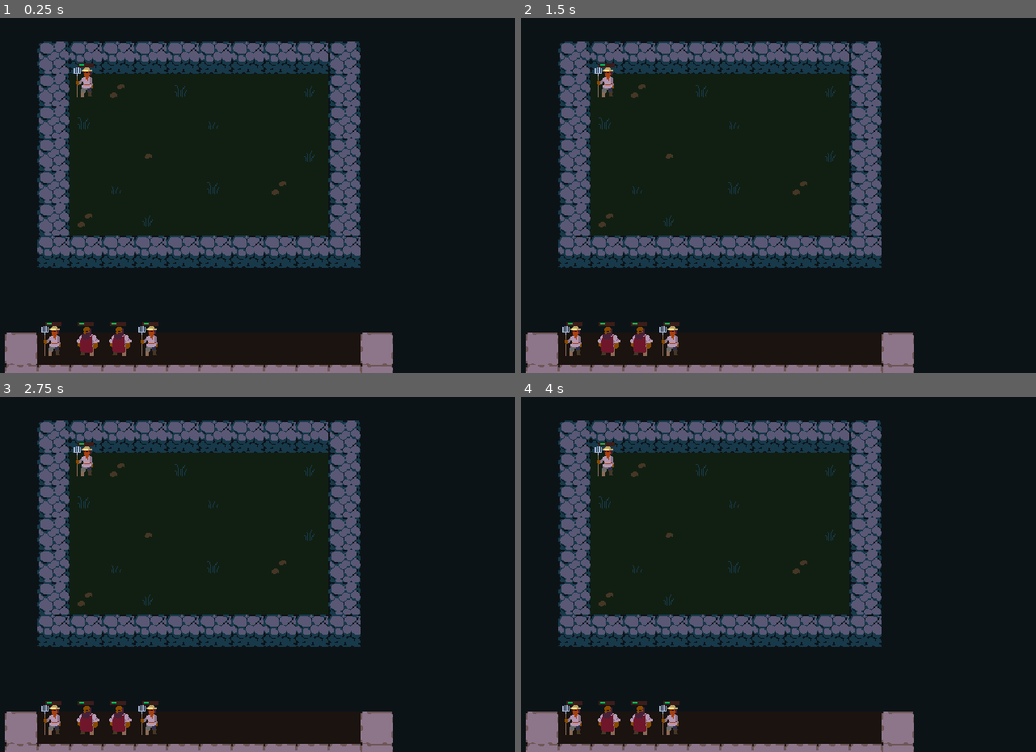
Above: before the commit, frames 1-4 (two rows, left to right).
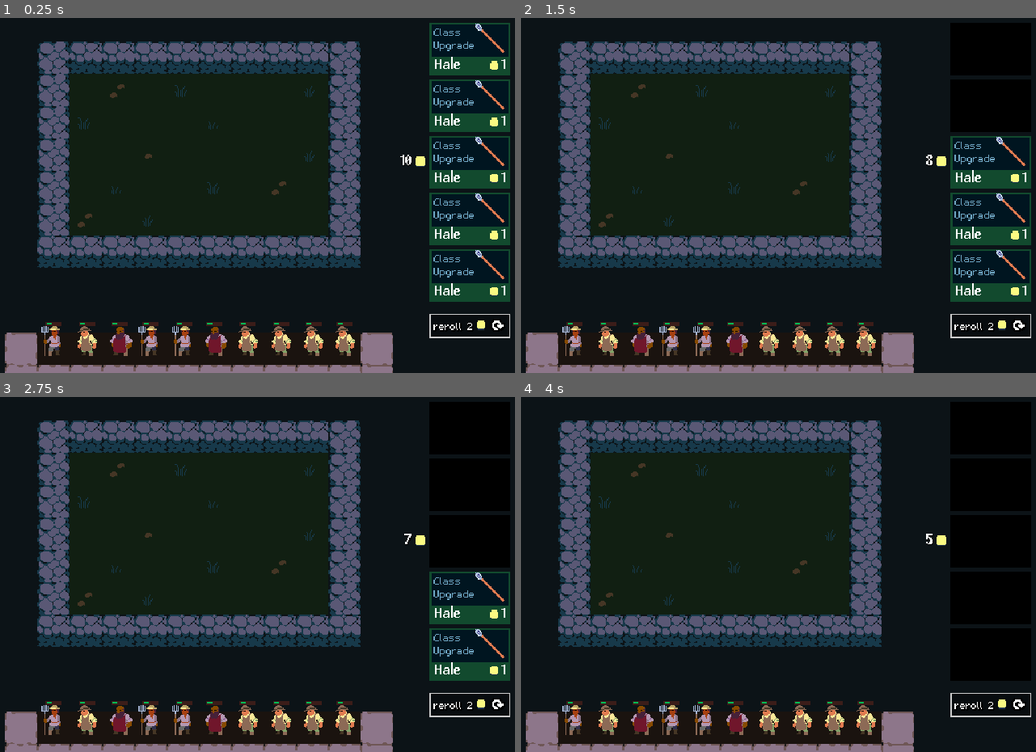
Above: after the commit, the same moments.

Repository: gustavofukunaga/tcc
Game: Godot game, scene res://Scenes/Arena/arena.tscn
Same seed, same stepped clock (60 frames per second), same inputs: the game is played once before the commit and once after it.
Inputs (mouse positions are in pixels of both pictures, inside the frame that each line leads up to):
- Up to frame 1 (0.25 s): no input
- Up to frame 2 (1.5 s): click (989, 49) at 0.52 s; click (989, 106) at 1.27 s
- Up to frame 3 (2.75 s): click (468, 539) at 2.02 s
- Up to frame 4 (4 s): click (989, 595) at 2.77 s; click (989, 652) at 3.52 s

The runs differ from the first frame. In frame 1, 7.8% of the frame differs, in the area x 14-100%, y 1-96%; in frame 2, 5.6%; in frame 3, 4.5%; in frame 4, 2.2%.

Commit message:
add shop

Diff:
--- a/Components/unit_grid.gd
+++ b/Components/unit_grid.gd
@@ -23,7 +23,6 @@
 	var unit := units[tile] as Node
 
 	if not unit:
-		print("Unit not found to remove at tile ", tile)
 		return
 
 	units[tile] = null
--- a/Components/valid_tiles_highlighter.gd
+++ b/Components/valid_tiles_highlighter.gd
@@ -10,10 +10,6 @@
 
 @onready var game_area_source_id := game_area.tile_set.get_source_id(0)
 @onready var bench_source_id := bench.tile_set.get_source_id(0)
-
-
-@onready var unit: Unit = $"../Unit"
-@onready var unit_2: Unit = $"../Unit2"
 
 
 var unit_picked: bool = false
--- /dev/null
+++ b/Data/Player/player_stats.gd
@@ -0,0 +1,21 @@
+class_name PlayerStats
+extends Resource
+
+@export_range(0, 99) var gold: int : set = _set_gold
+@export_range(0, 99) var xp: int : set = _set_xp
+@export_range(1, 10) var level: int : set = _set_level
+
+
+func _set_gold(value: int) -> void:
+	gold = value
+	emit_changed()
+
+
+func _set_xp(value: int) -> void:
+	xp = value
+	emit_changed()
+
+
+func _set_level(value: int) -> void:
+	level = value
+	emit_changed()
--- /dev/null
+++ b/Data/Player/player_stats.tres
@@ -0,0 +1,10 @@
+[gd_resource type="Resource" script_class="PlayerStats" load_steps=2 format=3 uid="uid://cfihuefg1m0o2"]
+
+[ext_resource type="Script" uid="uid://bno3o37fmo7k4" path="res://Data/Player/player_stats.gd" id="1_7s0t2"]
+
+[resource]
+script = ExtResource("1_7s0t2")
+gold = 10
+xp = 0
+level = 0
+metadata/_custom_type_script = "uid://bno3o37fmo7k4"
--- /dev/null
+++ b/Data/Units/bram.tres
@@ -0,0 +1,11 @@
+[gd_resource type="Resource" script_class="UnitStats" load_steps=2 format=3 uid="uid://cu4dgk3miuwt5"]
+
+[ext_resource type="Script" uid="uid://b5xwqcu3p6jfw" path="res://Data/Units/unit_stats.gd" id="1_7olvk"]
+
+[resource]
+script = ExtResource("1_7olvk")
+name = "Bram"
+rarity = 2
+gold_cost = 1
+skin_coordinates = Vector2i(0, 6)
+metadata/_custom_type_script = "uid://b5xwqcu3p6jfw"
--- a/Scenes/Arena/arena.tscn
+++ b/Scenes/Arena/arena.tscn
@@ -9,6 +9,8 @@
 [ext_resource type="Script" uid="uid://bt3yv83xd01q5" path="res://Components/tile_highlighter.gd" id="6_qnyor"]
 [ext_resource type="Resource" uid="uid://xc2wwbeifw3u" path="res://Data/Units/frod.tres" id="8_0ibrr"]
 [ext_resource type="Script" uid="uid://bphpuyrtltmeu" path="res://Components/unit_mover.gd" id="8_fsjwy"]
+[ext_resource type="Resource" uid="uid://cu4dgk3miuwt5" path="res://Data/Units/bram.tres" id="8_vgwd8"]
+[ext_resource type="PackedScene" uid="uid://bsuv6scjti73j" path="res://Scenes/Shop/shop.tscn" id="11_xt8pn"]
 
 [node name="Arena" type="Node2D"]
 script = ExtResource("1_6o3nl")
@@ -82,6 +84,42 @@
 highlight_layer = NodePath("../Highlight")
 tile = Vector2i(3, 0)
 
+[node name="Unit" parent="Bench" instance=ExtResource("4_rm3sm")]
+position = Vector2(129, 0)
+
+[node name="Unit2" parent="Bench" instance=ExtResource("4_rm3sm")]
+
+[node name="Unit3" parent="Bench" instance=ExtResource("4_rm3sm")]
+position = Vector2(33, 0)
+stats = ExtResource("8_vgwd8")
+
+[node name="Unit7" parent="Bench" instance=ExtResource("4_rm3sm")]
+position = Vector2(192, 0)
+stats = ExtResource("8_vgwd8")
+
+[node name="Unit8" parent="Bench" instance=ExtResource("4_rm3sm")]
+position = Vector2(225, 0)
+stats = ExtResource("8_vgwd8")
+
+[node name="Unit9" parent="Bench" instance=ExtResource("4_rm3sm")]
+position = Vector2(257, 0)
+stats = ExtResource("8_vgwd8")
+
+[node name="Unit10" parent="Bench" instance=ExtResource("4_rm3sm")]
+position = Vector2(288, 0)
+stats = ExtResource("8_vgwd8")
+
+[node name="Unit4" parent="Bench" instance=ExtResource("4_rm3sm")]
+position = Vector2(65, 0)
+stats = ExtResource("8_0ibrr")
+
+[node name="Unit6" parent="Bench" instance=ExtResource("4_rm3sm")]
+position = Vector2(159, 0)
+stats = ExtResource("8_0ibrr")
+
+[node name="Unit5" parent="Bench" instance=ExtResource("4_rm3sm")]
+position = Vector2(96, 0)
+
 [node name="UnitGroup" type="Node" parent="."]
 
 [node name="GameAreaHighlight" type="TileMapLayer" parent="UnitGroup"]
@@ -104,23 +142,10 @@
 bench_highlight_layer = NodePath("../BenchHighlight")
 tile = Vector2i(3, 0)
 
-[node name="Unit" parent="UnitGroup" instance=ExtResource("4_rm3sm")]
-position = Vector2(192, 64)
-
-[node name="Unit2" parent="UnitGroup" instance=ExtResource("4_rm3sm")]
-position = Vector2(160, 320)
-
-[node name="Unit3" parent="UnitGroup" instance=ExtResource("4_rm3sm")]
-position = Vector2(192, 320)
-stats = ExtResource("8_0ibrr")
-
-[node name="Unit4" parent="UnitGroup" instance=ExtResource("4_rm3sm")]
-position = Vector2(224, 320)
-stats = ExtResource("8_0ibrr")
-
-[node name="Unit5" parent="UnitGroup" instance=ExtResource("4_rm3sm")]
-position = Vector2(256, 320)
-
 [node name="UnitMover" type="Node" parent="." node_paths=PackedStringArray("play_areas")]
 script = ExtResource("8_fsjwy")
 play_areas = [NodePath("../GameArea"), NodePath("../Bench")]
+
+[node name="UI" type="CanvasLayer" parent="."]
+
+[node name="Shop" parent="UI" instance=ExtResource("11_xt8pn")]
--- /dev/null
+++ b/Scenes/Gold_display/gold_display.gd
@@ -0,0 +1,15 @@
+class_name GoldDisplay
+extends HBoxContainer
+
+@export var player_stats: PlayerStats
+
+@onready var gold: Label = $Gold
+
+
+func _ready() -> void:
+	player_stats.changed.connect(_on_player_stats_changed)
+	_on_player_stats_changed()
+
+
+func _on_player_stats_changed() -> void:
+	gold.text = str(player_stats.gold)
--- /dev/null
+++ b/Scenes/Gold_display/gold_display.tscn
@@ -0,0 +1,28 @@
+[gd_scene load_steps=5 format=3 uid="uid://eui7ynk8qylg"]
+
+[ext_resource type="Script" uid="uid://bntnafoniluq6" path="res://Scenes/Gold_display/gold_display.gd" id="1_u1o3g"]
+[ext_resource type="Resource" uid="uid://cfihuefg1m0o2" path="res://Data/Player/player_stats.tres" id="2_d0k7h"]
+[ext_resource type="Texture2D" uid="uid://c4awhqfup7o2k" path="res://Assets/sprites/gold.png" id="2_urjvu"]
+
+[sub_resource type="LabelSettings" id="LabelSettings_j7cec"]
+shadow_color = Color(0, 0, 0, 1)
+
+[node name="GoldDisplay" type="HBoxContainer"]
+custom_minimum_size = Vector2(32, 18)
+offset_right = 28.0
+offset_bottom = 18.0
+alignment = 2
+script = ExtResource("1_u1o3g")
+player_stats = ExtResource("2_d0k7h")
+
+[node name="Gold" type="Label" parent="."]
+layout_mode = 2
+text = "99"
+label_settings = SubResource("LabelSettings_j7cec")
+
+[node name="Icon" type="TextureRect" parent="."]
+custom_minimum_size = Vector2(10, 0)
+layout_mode = 2
+texture = ExtResource("2_urjvu")
+expand_mode = 1
+stretch_mode = 5
--- /dev/null
+++ b/Scenes/Item_Card/item_card.gd
@@ -0,0 +1,85 @@
+class_name ItemCard
+extends Button
+
+signal unit_bought(unit: UnitStats)
+
+const HOVER_BORDER_COLOR := Color("fafa82")
+
+@export var player_stats: PlayerStats
+@export var unit_stats: UnitStats : set = _set_unit_stats
+
+@onready var traits: Label = %Traits
+@onready var bottom: Panel = %Bottom
+@onready var unit_name: Label = %ItemName
+@onready var gold_cost: Label = %GoldCost
+@onready var border: Panel = %Border
+@onready var empty_placeholder: Panel = %EmptyPlaceholder
+@onready var unit_icon: TextureRect = %ItemIcon
+@onready var border_sb: StyleBoxFlat = border.get_theme_stylebox("panel")
+@onready var bottom_sb: StyleBoxFlat = bottom.get_theme_stylebox("panel")
+
+var bought := false
+var border_color: Color
+
+
+func _ready() -> void:
+	player_stats.changed.connect(_on_player_stats_changed)
+	_on_player_stats_changed()
+
+	unit_bought.connect(
+		func(unit: UnitStats):
+			print("bought unit: ", unit)
+			print("gold: ", player_stats.gold)
+	)
+
+
+func _set_unit_stats(value: UnitStats) -> void:
+	unit_stats = value
+
+	if not is_node_ready():
+		await ready
+
+	if not unit_stats:
+		empty_placeholder.show()
+		disabled = true
+		bought = true
+		return
+
+	border_color = UnitStats.RARITY_COLORS[unit_stats.rarity]
+	border_sb.border_color = border_color
+	bottom_sb.bg_color = border_color
+	unit_name.text = unit_stats.name
+	gold_cost.text = str(unit_stats.gold_cost)
+	unit_icon.texture.region.position = Vector2(unit_stats.skin_coordinates) * Arena.CELL_SIZE
+
+
+func _on_player_stats_changed() -> void:
+	if not unit_stats:
+		return
+
+	var has_enough_gold := player_stats.gold >= unit_stats.gold_cost
+	disabled = not has_enough_gold
+
+	if has_enough_gold or bought:
+		modulate = Color(Color.WHITE, 1.0)
+	else:
+		modulate = Color(Color.WHITE, 0.5)
+
+
+func _on_pressed() -> void:
+	if bought:
+		return
+
+	bought = true
+	empty_placeholder.show()
+	player_stats.gold -= unit_stats.gold_cost
+	unit_bought.emit(unit_stats)
+
+
+func _on_mouse_entered() -> void:
+	if not disabled:
+		border_sb.border_color = HOVER_BORDER_COLOR
+
+
+func _on_mouse_exited() -> void:
+	border_sb.border_color = border_color
--- /dev/null
+++ b/Scenes/Item_Card/item_card.tscn
@@ -0,0 +1,153 @@
+[gd_scene load_steps=12 format=3 uid="uid://cmfrfmcum6ufj"]
+
+[ext_resource type="Script" uid="uid://dpmc0lpwer114" path="res://Scenes/Item_Card/item_card.gd" id="1_geaty"]
+[ext_resource type="Resource" uid="uid://cfihuefg1m0o2" path="res://Data/Player/player_stats.tres" id="2_gkhq5"]
+[ext_resource type="FontFile" uid="uid://8di0jvr25vat" path="res://Assets/font/m5x7.ttf" id="2_s0ad3"]
+[ext_resource type="Resource" uid="uid://d1pplv4esnoo6" path="res://Data/Units/hale.tres" id="3_1cwb6"]
+[ext_resource type="Texture2D" uid="uid://c4awhqfup7o2k" path="res://Assets/sprites/gold.png" id="3_gkhq5"]
+[ext_resource type="Texture2D" uid="uid://bq3pgyyo7wana" path="res://Assets/items.png" id="4_1cwb6"]
+
+[sub_resource type="LabelSettings" id="LabelSettings_xeehd"]
+line_spacing = 0.0
+font = ExtResource("2_s0ad3")
+font_color = Color(0.6, 0.862745, 1, 0.729412)
+
+[sub_resource type="StyleBoxFlat" id="StyleBoxFlat_wlj7c"]
+bg_color = Color(0.0705882, 0.290196, 0.180392, 1)
+
+[sub_resource type="StyleBoxFlat" id="StyleBoxFlat_al4nn"]
+resource_local_to_scene = true
+bg_color = Color(0.6, 0.6, 0.6, 0)
+border_width_left = 2
+border_width_top = 2
+border_width_right = 2
+border_width_bottom = 2
+border_color = Color(0.0705882, 0.290196, 0.180392, 1)
+
+[sub_resource type="AtlasTexture" id="AtlasTexture_v0ucc"]
+atlas = ExtResource("4_1cwb6")
+region = Rect2(32, 0, 32, 32)
+
+[sub_resource type="StyleBoxFlat" id="StyleBoxFlat_pwm4s"]
+bg_color = Color(0, 0, 0, 1)
+
+[node name="ItemCard" type="Button"]
+custom_minimum_size = Vector2(80, 52)
+offset_right = 8.0
+offset_bottom = 8.0
+focus_mode = 0
+script = ExtResource("1_geaty")
+player_stats = ExtResource("2_gkhq5")
+unit_stats = ExtResource("3_1cwb6")
+
+[node name="BackDrop" type="ColorRect" parent="."]
+layout_mode = 1
+anchors_preset = 15
+anchor_right = 1.0
+anchor_bottom = 1.0
+grow_horizontal = 2
+grow_vertical = 2
+mouse_filter = 2
+color = Color(0, 0.0823529, 0.12549, 1)
+
+[node name="Traits" type="Label" parent="BackDrop"]
+unique_name_in_owner = true
+layout_mode = 0
+offset_left = 4.0
+offset_top = 2.0
+offset_right = 45.0
+offset_bottom = 28.0
+text = "Class
+Upgrade"
+label_settings = SubResource("LabelSettings_xeehd")
+
+[node name="Bottom" type="Panel" parent="."]
+unique_name_in_owner = true
+custom_minimum_size = Vector2(0, 18)
+layout_mode = 1
+anchors_preset = 12
+anchor_top = 1.0
+anchor_right = 1.0
+anchor_bottom = 1.0
+grow_horizontal = 2
+grow_vertical = 0
+mouse_filter = 2
+theme_override_styles/panel = SubResource("StyleBoxFlat_wlj7c")
+
+[node name="MarginContainer" type="MarginContainer" parent="Bottom"]
+layout_mode = 1
+anchors_preset = 15
+anchor_right = 1.0
+anchor_bottom = 1.0
+grow_horizontal = 2
+grow_vertical = 2
+mouse_filter = 2
+theme_override_constants/margin_left = 4
+theme_override_constants/margin_right = 5
+
+[node name="HBoxContainer" type="HBoxContainer" parent="Bottom/MarginContainer"]
+layout_mode = 2
+mouse_filter = 2
+
+[node name="ItemName" type="Label" parent="Bottom/MarginContainer/HBoxContainer"]
+unique_name_in_owner = true
+layout_mode = 2
+text = "Sword"
+
+[node name="GoldContainer" type="HBoxContainer" parent="Bottom/MarginContainer/HBoxContainer"]
+layout_mode = 2
+size_flags_horizontal = 3
+theme_override_constants/separation = 2
+alignment = 2
+
+[node name="GoldIcon" type="TextureRect" parent="Bottom/MarginContainer/HBoxContainer/GoldContainer"]
+layout_mode = 2
+mouse_filter = 2
+texture = ExtResource("3_gkhq5")
+stretch_mode = 5
+
+[node name="GoldCost" type="Label" parent="Bottom/MarginContainer/HBoxContainer/GoldContainer"]
+unique_name_in_owner = true
+layout_mode = 2
+text = "1"
+
+[node name="Border" type="Panel" parent="."]
+unique_name_in_owner = true
+layout_mode = 1
+anchors_preset = 15
+anchor_right = 1.0
+anchor_bottom = 1.0
+grow_horizontal = 2
+grow_vertical = 2
+mouse_filter = 2
+theme_override_styles/panel = SubResource("StyleBoxFlat_al4nn")
+
+[node name="ItemIcon" type="TextureRect" parent="."]
+unique_name_in_owner = true
+layout_mode = 1
+anchors_preset = 5
+anchor_left = 0.5
+anchor_right = 0.5
+offset_left = 3.0
+offset_right = 35.0
+offset_bottom = 32.0
+grow_horizontal = 2
+mouse_filter = 2
+texture = SubResource("AtlasTexture_v0ucc")
+expand_mode = 1
+stretch_mode = 5
+
+[node name="EmptyPlaceholder" type="Panel" parent="."]
+unique_name_in_owner = true
+visible = false
+layout_mode = 1
+anchors_preset = 15
+anchor_right = 1.0
+anchor_bottom = 1.0
+grow_horizontal = 2
+grow_vertical = 2
+theme_override_styles/panel = SubResource("StyleBoxFlat_pwm4s")
+
+[connection signal="mouse_entered" from="." to="." method="_on_mouse_entered"]
+[connection signal="mouse_exited" from="." to="." method="_on_mouse_exited"]
+[connection signal="pressed" from="." to="." method="_on_pressed"]
--- /dev/null
+++ b/Scenes/Reroll_Buttom/reroll_button.gd
@@ -0,0 +1,25 @@
+class_name RerollButton
+extends Button
+
+@export var player_stats: PlayerStats
+
+@onready var hbox_container: HBoxContainer = $HBoxContainer
+
+
+func _ready() -> void:
+	player_stats.changed.connect(_on_player_stats_changed)
+	_on_player_stats_changed()
+
+
+func _on_player_stats_changed() -> void:
+	var has_enough_gold := player_stats.gold >= 2
+	disabled = not has_enough_gold
+
+	if has_enough_gold:
+		hbox_container.modulate.a = 1.0
+	else:
+		hbox_container.modulate.a = 0.5
+
+
+func _on_pressed() -> void:
+	player_stats.gold -= 2
--- /dev/null
+++ b/Scenes/Reroll_Buttom/reroll_button.tscn
@@ -0,0 +1,57 @@
+[gd_scene load_steps=11 format=3 uid="uid://ba3mycns7o4qy"]
+
+[ext_resource type="StyleBox" uid="uid://5qdjlavnhcfk" path="res://Assets/theme/shop_button_hover.tres" id="1_xvq5j"]
+[ext_resource type="StyleBox" uid="uid://mgcn15cjl08u" path="res://Assets/theme/shop_button_pressed.tres" id="2_ob7o8"]
+[ext_resource type="StyleBox" uid="uid://c3ias4kwkl52j" path="res://Assets/theme/shop_button_normal.tres" id="3_vhwvh"]
+[ext_resource type="FontFile" uid="uid://8di0jvr25vat" path="res://Assets/font/m5x7.ttf" id="4_4atq7"]
+[ext_resource type="Script" uid="uid://bwurgt7fyw3h" path="res://Scenes/Reroll_Buttom/reroll_button.gd" id="4_ob7o8"]
+[ext_resource type="Resource" uid="uid://cfihuefg1m0o2" path="res://Data/Player/player_stats.tres" id="5_vhwvh"]
+[ext_resource type="Texture2D" uid="uid://c4awhqfup7o2k" path="res://Assets/sprites/gold.png" id="5_wl2lf"]
+[ext_resource type="Texture2D" uid="uid://b8ht5o2amn6iw" path="res://Assets/sprites/refresh.png" id="6_x6iuk"]
+
+[sub_resource type="StyleBoxEmpty" id="StyleBoxEmpty_rao54"]
+
+[sub_resource type="LabelSettings" id="LabelSettings_yi6b1"]
+font = ExtResource("4_4atq7")
+shadow_size = 2
+shadow_color = Color(0, 0, 0, 1)
+
+[node name="RerollButton" type="Button"]
+custom_minimum_size = Vector2(80, 24)
+offset_right = 8.0
+offset_bottom = 8.0
+theme_override_styles/focus = SubResource("StyleBoxEmpty_rao54")
+theme_override_styles/hover = ExtResource("1_xvq5j")
+theme_override_styles/pressed = ExtResource("2_ob7o8")
+theme_override_styles/normal = ExtResource("3_vhwvh")
+script = ExtResource("4_ob7o8")
+player_stats = ExtResource("5_vhwvh")
+
+[node name="HBoxContainer" type="HBoxContainer" parent="."]
+layout_mode = 1
+anchors_preset = 15
+anchor_right = 1.0
+anchor_bottom = 1.0
+grow_horizontal = 2
+grow_vertical = 2
+mouse_filter = 2
+alignment = 1
+
+[node name="Text" type="Label" parent="HBoxContainer"]
+layout_mode = 2
+text = "reroll 2"
+label_settings = SubResource("LabelSettings_yi6b1")
+
+[node name="GoldIcon" type="TextureRect" parent="HBoxContainer"]
+layout_mode = 2
+mouse_filter = 2
+texture = ExtResource("5_wl2lf")
+stretch_mode = 5
+
+[node name="RerollIcon" type="TextureRect" parent="HBoxContainer"]
+layout_mode = 2
+mouse_filter = 2
+texture = ExtResource("6_x6iuk")
+stretch_mode = 5
+
+[connection signal="pressed" from="." to="." method="_on_pressed"]
--- /dev/null
+++ b/Scenes/Shop/shop.gd
@@ -0,0 +1,22 @@
+
+class_name Shop
+extends Control
+
+signal unit_bought(unit: UnitStats)
+
+@export var player_stats: PlayerStats
+
+@onready var shop_cards: VBoxContainer = %ShopCards
+
+
+func _ready() -> void:
+	for unit_card: ItemCard in shop_cards.get_children():
+		unit_card.unit_bought.connect(_on_unit_bought)
+
+
+func _on_unit_bought(unit: UnitStats) -> void:
+	unit_bought.emit(unit)
+
+
+func _on_reroll_button_pressed() -> void:
+	print("reroll units to new ones!")
--- /dev/null
+++ b/Scenes/Shop/shop.tscn
@@ -0,0 +1,59 @@
+[gd_scene load_steps=6 format=3 uid="uid://bsuv6scjti73j"]
+
+[ext_resource type="PackedScene" uid="uid://eui7ynk8qylg" path="res://Scenes/Gold_display/gold_display.tscn" id="1_8dak6"]
+[ext_resource type="Script" uid="uid://olivmg3a0ngl" path="res://Scenes/Shop/shop.gd" id="1_w8bjl"]
+[ext_resource type="Resource" uid="uid://cfihuefg1m0o2" path="res://Data/Player/player_stats.tres" id="2_274ew"]
+[ext_resource type="PackedScene" uid="uid://cmfrfmcum6ufj" path="res://Scenes/Item_Card/item_card.tscn" id="2_w8bjl"]
+[ext_resource type="PackedScene" uid="uid://ba3mycns7o4qy" path="res://Scenes/Reroll_Buttom/reroll_button.tscn" id="3_274ew"]
+
+[node name="Shop" type="VBoxContainer"]
+anchors_preset = 1
+anchor_left = 1.0
+anchor_right = 1.0
+offset_left = -124.0
+offset_top = 13.0
+offset_right = -12.0
+offset_bottom = 325.0
+grow_horizontal = 0
+theme_override_constants/separation = 12
+script = ExtResource("1_w8bjl")
+player_stats = ExtResource("2_274ew")
+
+[node name="Top" type="HBoxContainer" parent="."]
+layout_mode = 2
+
+[node name="GoldDisplay" parent="Top" instance=ExtResource("1_8dak6")]
+layout_mode = 2
+
+[node name="ShopCards" type="VBoxContainer" parent="Top"]
+unique_name_in_owner = true
+layout_mode = 2
+
+[node name="ItemCard" parent="Top/ShopCards" instance=ExtResource("2_w8bjl")]
+layout_mode = 2
+
+[node name="ItemCard2" parent="Top/ShopCards" instance=ExtResource("2_w8bjl")]
+layout_mode = 2
+
+[node name="ItemCard3" parent="Top/ShopCards" instance=ExtResource("2_w8bjl")]
+layout_mode = 2
+
+[node name="ItemCard4" parent="Top/ShopCards" instance=ExtResource("2_w8bjl")]
+layout_mode = 2
+
+[node name="ItemCard5" parent="Top/ShopCards" instance=ExtResource("2_w8bjl")]
+layout_mode = 2
+
+[node name="Bottom" type="HBoxContainer" parent="."]
+layout_mode = 2
+size_flags_horizontal = 8
+
+[node name="Reroll" type="VBoxContainer" parent="Bottom"]
+layout_mode = 2
+size_flags_horizontal = 8
+
+[node name="RerollButton" parent="Bottom/Reroll" instance=ExtResource("3_274ew")]
+layout_mode = 2
+size_flags_horizontal = 8
+
+[connection signal="pressed" from="Bottom/Reroll/RerollButton" to="." method="_on_reroll_button_pressed"]
--- a/project.godot
+++ b/project.godot
@@ -24,6 +24,10 @@
 window/stretch/mode="viewport"
 window/stretch/scale_mode="integer"
 
+[gui]
+
+theme/custom_font="uid://wqfms7k4ykv2"
+
 [input]
 
 select={
Not shown, added: Data/Player/player_stats.gd.uid
Not shown: 1 places in Scenes/Arena/arena.tscn that only renumber resources
Not shown, added: Scenes/Gold_display/gold_display.gd.uid
Not shown, added: Scenes/Item_Card/item_card.gd.uid
Not shown, added: Scenes/Reroll_Buttom/reroll_button.gd.uid
Not shown, added: Scenes/Shop/shop.gd.uid
